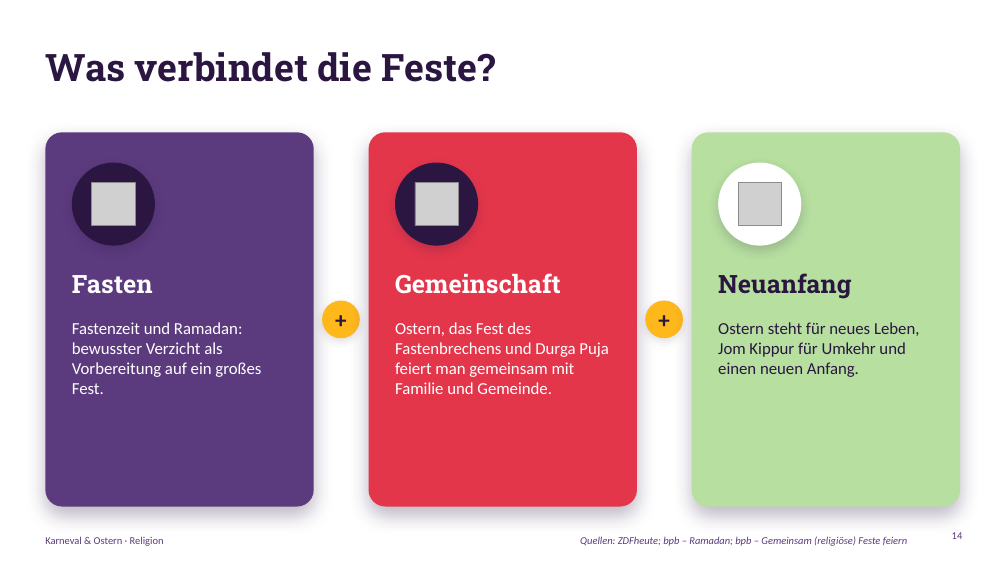
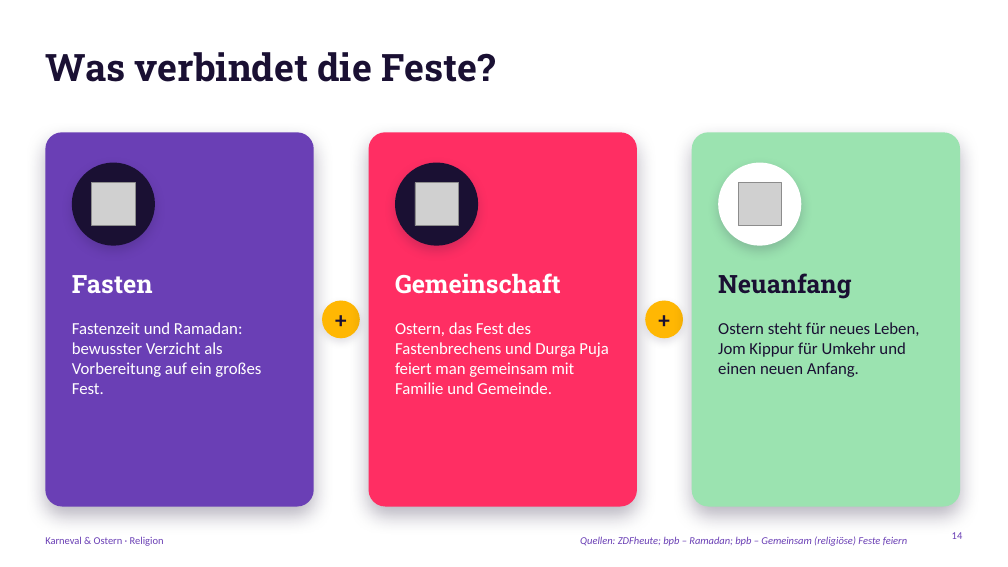
Before and after one commit to Flxrian/Erinnerung, a slide deck: slide 14 of Karneval_und_Ostern.pptx. Drawn at 1008x567 pixels with LibreOffice and Linux fonts; fonts in the diff are those of the drawing; grey boxes stand for pictures; background and template pictures are left out. Boxes give left, top, right and bottom in pixels: in the first picture for what was removed or moved away, otherwise in the second. Text is boxed around its words. In the diff, an @@ line names an element or a change of style, - is before the commit and + after.

```diff
--- a/Karneval_und_Ostern.pptx
+++ b/Karneval_und_Ostern.pptx
@@ rounded rectangle at (x1=45, y1=132, x2=314, y2=507): fill #5B3A7E to #6A3FB5; shadow changed @@
@@ rounded rectangle at (x1=369, y1=132, x2=637, y2=507): fill #E4364B to #FF2E63; shadow changed @@
@@ rounded rectangle at (x1=692, y1=132, x2=960, y2=507): fill #B6DFA0 to #9BE3B0; shadow changed @@
@@ ellipse at (x1=72, y1=163, x2=155, y2=246): fill #2A1640 to #1A1033; shadow changed @@
@@ ellipse at (x1=395, y1=163, x2=478, y2=246): fill #2A1640 to #1A1033; shadow changed @@
@@ ellipse at (x1=718, y1=163, x2=802, y2=246): shadow changed @@
@@ ellipse at (x1=322, y1=301, x2=360, y2=339): fill #FFB81C to #FFB703; shadow changed @@
@@ text colour #2A1640 to #1A1033 in 5 elements at (x1=718, y1=273, x2=851, y2=299), (x1=45, y1=52, x2=495, y2=82), (x1=718, y1=322, x2=919, y2=377), (x1=322, y1=301, x2=360, y2=339), (x1=646, y1=301, x2=684, y2=339) @@
@@ ellipse at (x1=646, y1=301, x2=684, y2=339): fill #FFB81C to #FFB703; shadow changed @@
@@ text colour #5B3A7E to #6A3FB5 in 3 elements at (x1=580, y1=536, x2=907, y2=546), (x1=952, y1=532, x2=963, y2=539), (x1=45, y1=536, x2=164, y2=546) @@
```
Also in this commit, not shown: 17 other slides changed.
